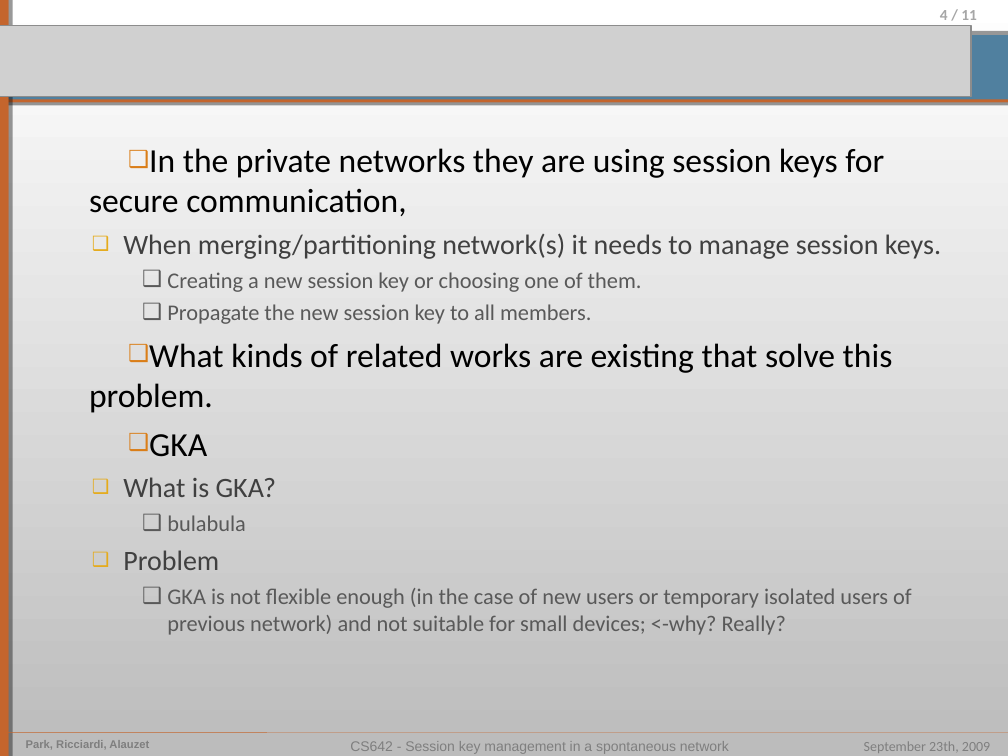
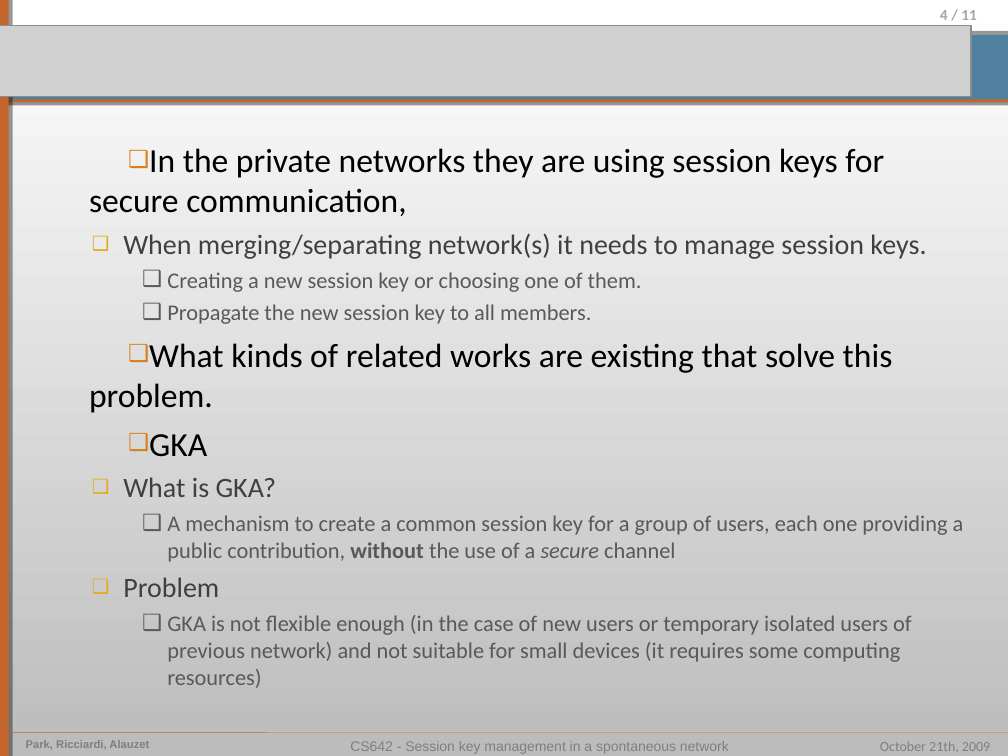
Before and after one commit to pierrealauzet/skemasnet, a slide deck: slide 4 of 2_design/CS462_Skemasnet_design_v2.ppt. Drawn at 1008x756 pixels with LibreOffice and Linux fonts; fonts in the diff are those of the drawing; grey boxes stand for pictures. Boxes give left, top, right and bottom in pixels: in the first picture for what was removed or moved away, otherwise in the second. Text is boxed around its words. In the diff, an @@ line names an element or a change of style, - is before the commit and + after.

Commit message:
Done.

```diff
--- a/2_design/CS462_Skemasnet_design_v2.ppt
+++ b/2_design/CS462_Skemasnet_design_v2.ppt
@@ text at bbox=[123, 234, 926, 259]: text changed @@
-  ❑ When merging/partitioning network(s) it needs to manage session keys.
+  ❑ When merging/separating network(s) it needs to manage session keys.
@@ text at bbox=[167, 515, 964, 562]: text changed @@
-    ❑ bulabula
+    ❑ A mechanism to create a common session key for a group of users, each one providing a public contribution, without the use of a secure channel
@@ text at bbox=[167, 615, 912, 688]: text changed @@
-    ❑ GKA is not flexible enough (in the case of new users or temporary isolated users of previous network) and not suitable for small devices; <-why? Really?
+    ❑ GKA is not flexible enough (in the case of new users or temporary isolated users of previous network) and not suitable for small devices (it requires some computing resources)
@@ text at bbox=[880, 741, 990, 751]: text changed @@
-September 23th, 2009
+October 21th, 2009
```
Also in this commit, not shown: 5 other slides changed, 5 slides added, 1 slide removed.
